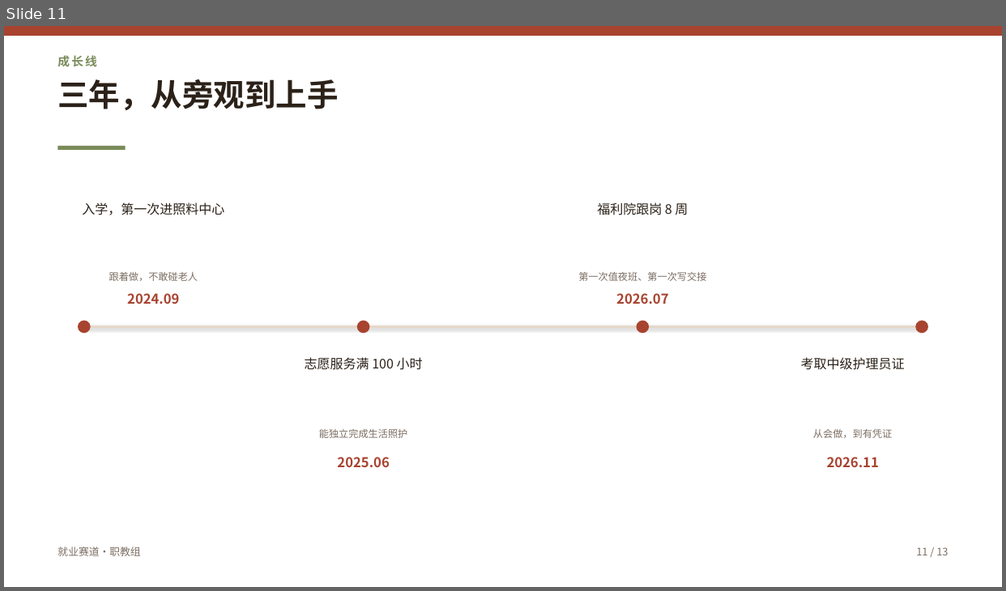
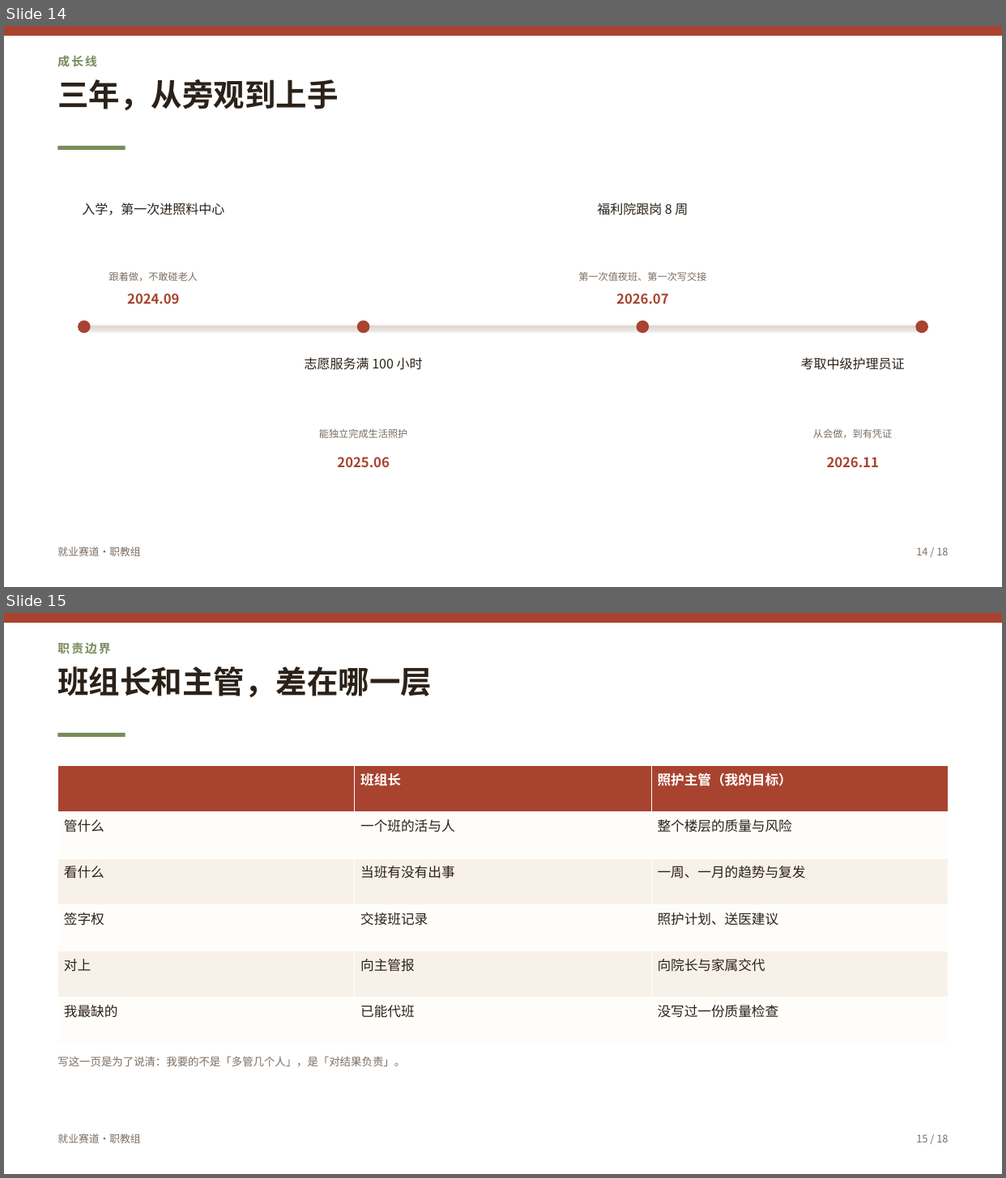
Before and after one commit to John-20260101/zgs-ppt, a slide deck: examples/case-wang/王某某-求职综合展示.pptx. Shown one above the other, each under a label of ours: slide 11 before the commit, slides 14 and 15 after it. The pictures are 1006x591 and 1006x1178 pixels, drawn with LibreOffice and Linux fonts; fonts in the diff are those of the drawing. Boxes give left, top, right and bottom in pixels: in the first picture for what was removed or moved away, otherwise in the second. Text is boxed around its words. In the diff, an @@ line names an element or a change of style, - is before the commit and + after.

```diff
--- a/examples/case-wang/王某某-求职综合展示.pptx
+++ b/examples/case-wang/王某某-求职综合展示.pptx
@@ slide 15 added at (x1=4, y1=613, x2=1002, y2=1174), background #FFFFFF @@
@@ rectangle added at (x1=4, y1=613, x2=1002, y2=623), fill #A8432F @@
@@ text added at (x1=57, y1=642, x2=110, y2=654), 11.5 pt, text #7A8C5A, bold @@
+职责边界
@@ text added at (x1=57, y1=666, x2=432, y2=697), 30 pt, text #2B2118, bold @@
+班组长和主管，差在哪一层
@@ rectangle added at (x1=58, y1=733, x2=126, y2=737), fill #7A8C5A @@
@@ table added at (x1=58, y1=766, x2=948, y2=1044), 6 rows, 3 columns @@
+ | 班组长 | 照护主管（我的目标）
+管什么 | 一个班的活与人 | 整个楼层的质量与风险
+看什么 | 当班有没有出事 | 一周、一月的趋势与复发
+签字权 | 交接班记录 | 照护计划、送医建议
+对上 | 向主管报 | 向院长与家属交代
+我最缺的 | 已能代班 | 没写过一份质量检查
@@ text added at (x1=57, y1=1056, x2=405, y2=1067), 10.5 pt, text #7C6E63 @@
+写这一页是为了说清：我要的不是「多管几个人」，是「对结果负责」。
@@ text added at (x1=57, y1=1134, x2=140, y2=1144), 10 pt, text #7C6E63 @@
+就业赛道·职教组
@@ text added at (x1=916, y1=1135, x2=948, y2=1143), 10 pt, text #7C6E63 @@
+15 / 18
@@ what was slide 11 is now slide 14 @@
@@ slide 14 changed as well @@
@@ text at (x1=916, y1=548, x2=948, y2=556): text changed @@
-11 / 13
+14 / 18
```
Also in this commit, not shown: 12 other slides changed, 4 other slides added, 31 other files.
